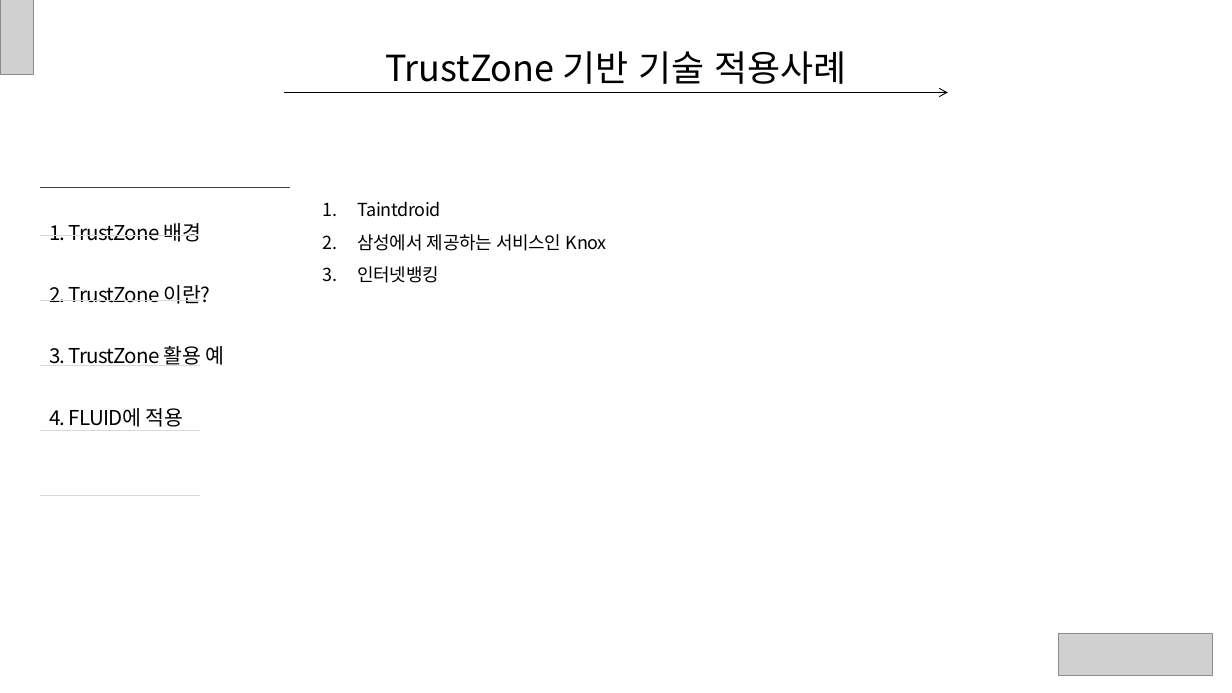
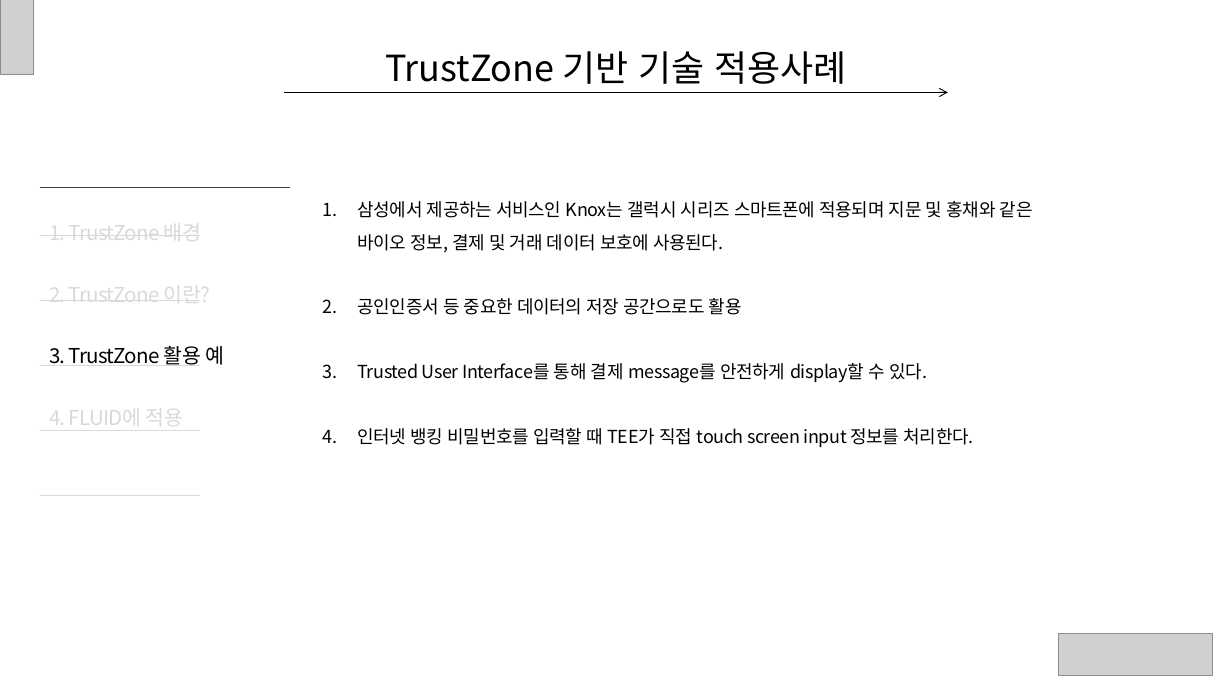
Before and after one commit to ryusangwon/Arm-Trustzone, a slide deck: slide 14 of Trustzone.pptx. Drawn at 1232x693 pixels with LibreOffice and Linux fonts; fonts in the diff are those of the drawing; grey boxes stand for pictures. Boxes give left, top, right and bottom in pixels: in the first picture for what was removed or moved away, otherwise in the second. Text is boxed around its words. In the diff, an @@ line names an element or a change of style, - is before the commit and + after.

```diff
--- a/Trustzone.pptx
+++ b/Trustzone.pptx
@@ text at bbox=[357, 201, 1033, 447]: text changed @@
-1. Taintdroid
-2. 삼성에서 제공하는 서비스인 Knox
-3. 인터넷뱅킹
+1. 삼성에서 제공하는 서비스인 Knox는 갤럭시 시리즈 스마트폰에 적용되며 지문 및 홍채와 같은 바이오 정보, 결제 및 거래 데이터 보호에 사용된다.
+2. 공인인증서 등 중요한 데이터의 저장 공간으로도 활용
+3. Trusted User Interface를 통해 결제 message를 안전하게 display할 수 있다.
+4. 인터넷 뱅킹 비밀번호를 입력할 때 TEE가 직접 touch screen input 정보를 처리한다.
@@ text at bbox=[49, 217, 211, 431]: text colour #000000 to #D9D9D9 in "1. TrustZone 배경", "2. TrustZone 이란?", "4. FLUID에 적용" @@
```
Also in this commit, not shown: 11 other slides changed, 1 slide added, 1 slide removed.
